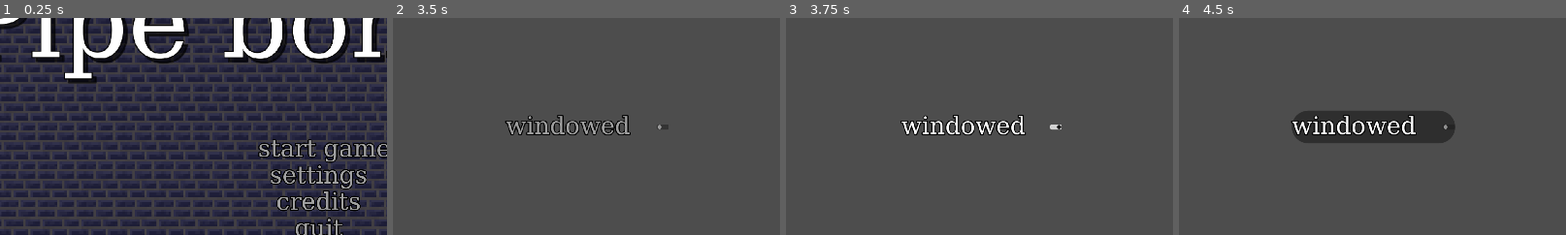
Above: before the commit, frames 1-4 (left to right).
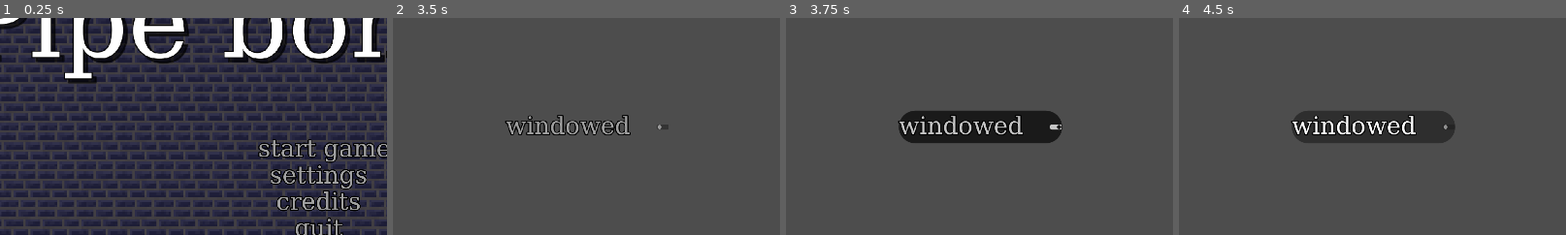
Above: after the commit, the same moments.

Repository: Canapca/NukeDuck
Game: Godot game, scene res://MainMenu/menu.tscn
Same seed, same stepped clock (60 frames per second), same inputs: the game is played once before the commit and once after it.
Inputs:
- Up to frame 1 (0.25 s): no input
- Up to frame 2 (3.5 s): click "start game" at 0.5 s; click "start game" at 1.25 s; click "start game" at 2 s; click "settings" at 2.75 s
- Up to frame 3 (3.75 s): click "windowed" at 3.5 s
- Up to frame 4 (4.5 s): click "windowed" at 4.25 s
The pictures show only the part of the screen within x 9-59%, y 10-60%; the shares and areas given below are measured in that part.

Frames 1-2 are identical in both runs. In frame 3, 5.5% of the frame differs, in the area x 28-72%, y 42-58%; in frame 4, nothing differs.

Commit message:
Fixed window tweaking out when changing between fullscreen and windowed

Diff:
--- a/project/MainMenu/settings/settings.gd
+++ b/project/MainMenu/settings/settings.gd
@@ -5,3 +5,4 @@
 		DisplayServer.window_set_mode(DisplayServer.WINDOW_MODE_FULLSCREEN)
 	else:
 		DisplayServer.window_set_mode(DisplayServer.WINDOW_MODE_WINDOWED)
+		DisplayServer.window_set_size(Vector2(1920/2, 1080/2))
